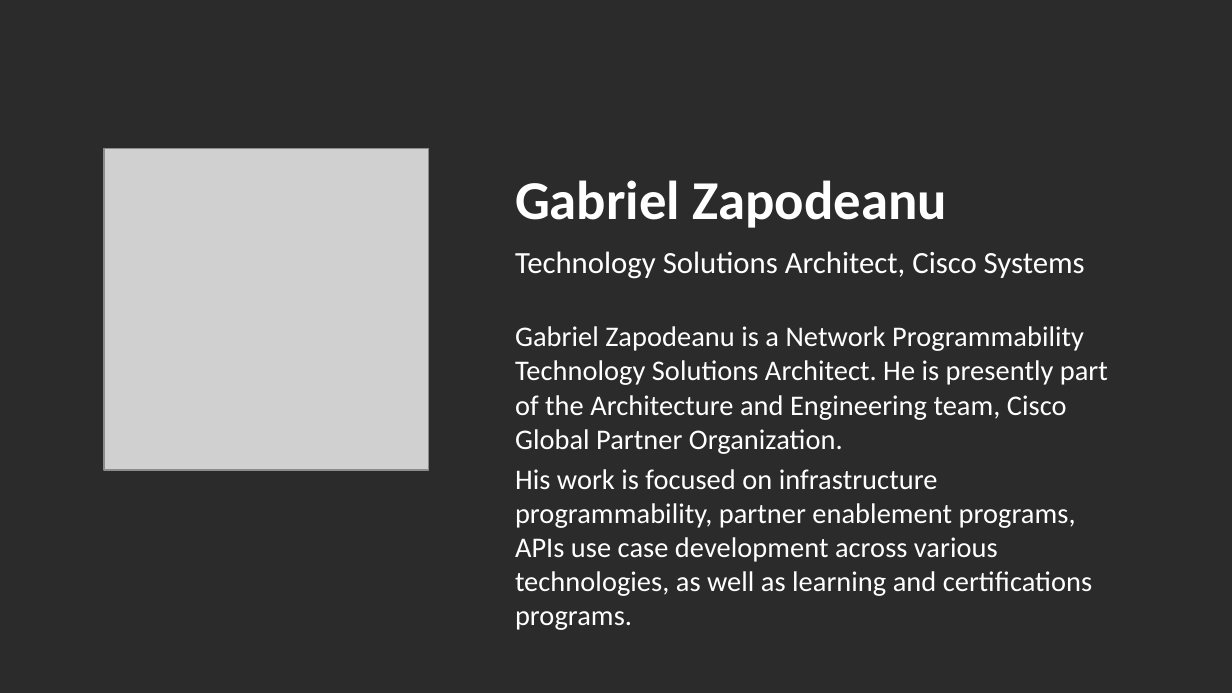
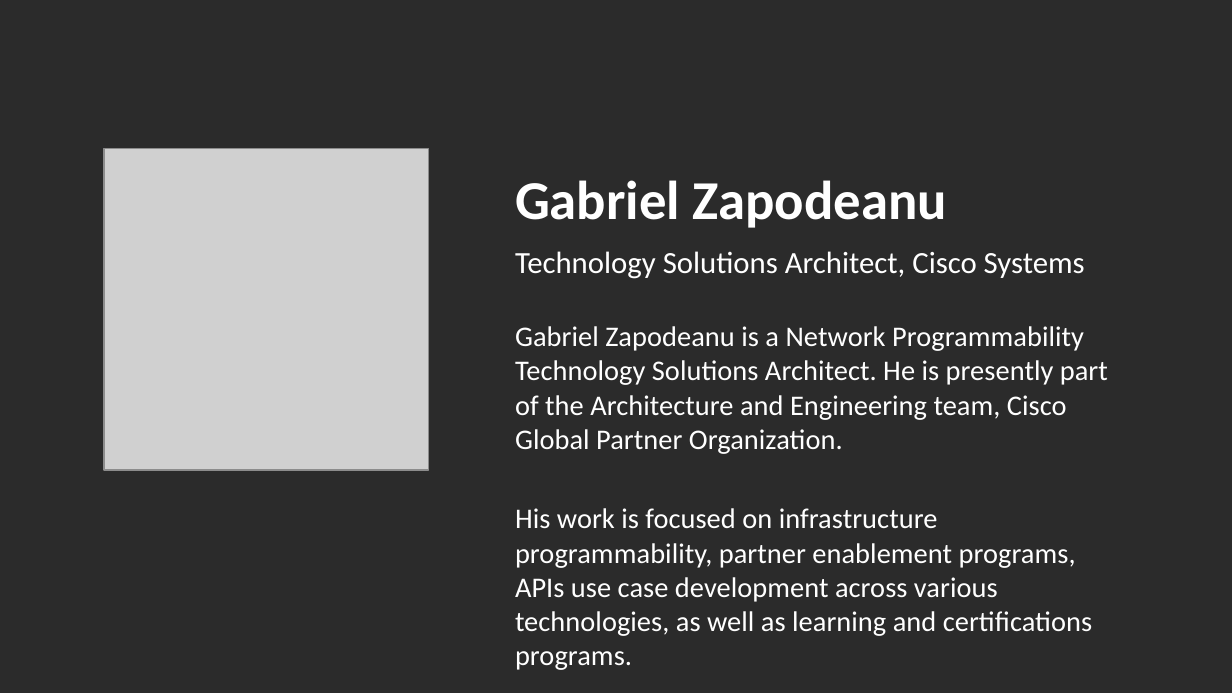
Before and after one commit to obrigg/DevNet_Create_2018, a slide deck: slide 2 of DevNetCreate-ConfigApprove.pptx. Drawn at 1232x693 pixels with LibreOffice and Linux fonts; fonts in the diff are those of the drawing; grey boxes stand for pictures; background and template pictures are left out; a plain dark background stands for a picture behind light text. Boxes give left, top, right and bottom in pixels: in the first picture for what was removed or moved away, otherwise in the second. Text is boxed around its words. In the diff, an @@ line names an element or a change of style, - is before the commit and + after.

```diff
--- a/DevNetCreate-ConfigApprove.pptx
+++ b/DevNetCreate-ConfigApprove.pptx
@@ text "Gabriel Zapodeanu is a Network ..." rewrapped from (x1=515, y1=326, x2=1108, y2=596) to (x1=515, y1=326, x2=1108, y2=636) @@
```
Also in this commit, not shown: 16 other slides changed, 1 other file.
